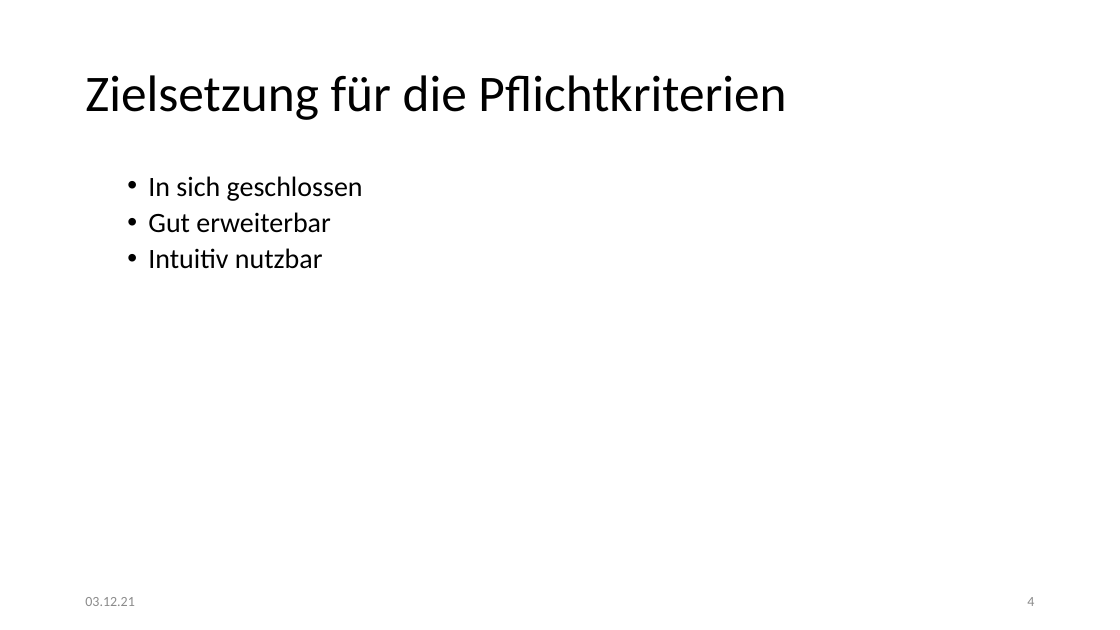
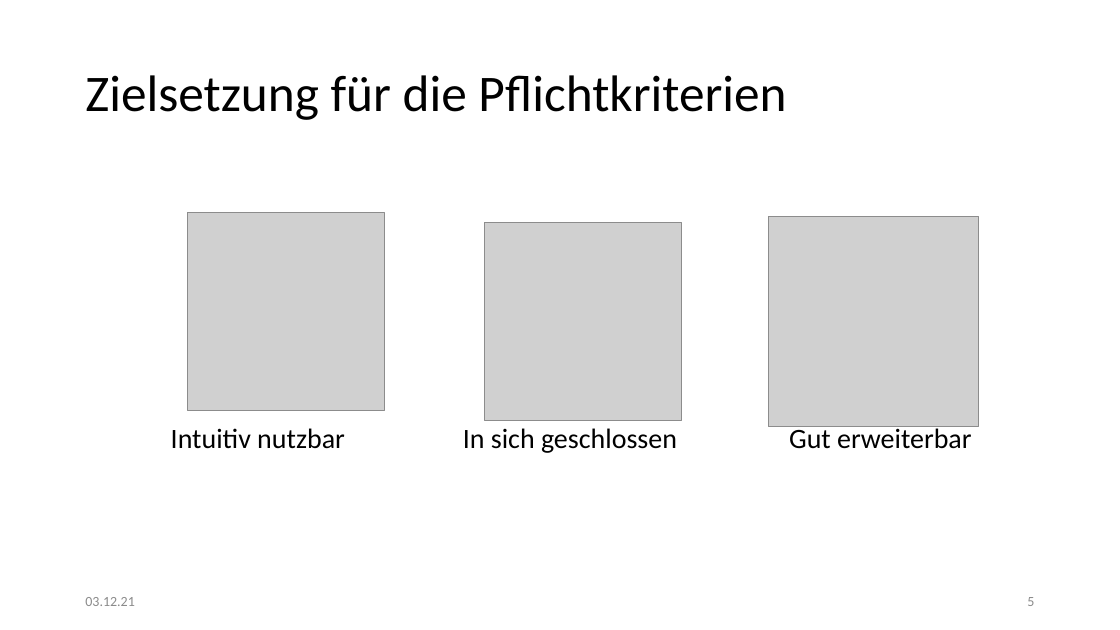
Before and after one commit to kittyahy/PSEAppGruppe2, a slide deck: slide 5 of Praesentationen/01-Definitionsphase/Präsentation.pptx (slide 4 before the commit). Drawn at 1120x630 pixels with LibreOffice and Linux fonts; fonts in the diff are those of the drawing; grey boxes stand for pictures. Boxes give left, top, right and bottom in pixels: in the first picture for what was removed or moved away, otherwise in the second. Text is boxed around its words. In the diff, an @@ line names an element or a change of style, - is before the commit and + after.

```diff
--- a/Praesentationen/01-Definitionsphase/Präsentation.pptx
+++ b/Praesentationen/01-Definitionsphase/Präsentation.pptx
@@ text removed at box(148, 176, 363, 269) @@
-  • In sich geschlossen
-  • Gut erweiterbar
-  • Intuitiv nutzbar
@@ picture added at box(187, 213, 385, 410) @@
@@ picture added at box(485, 223, 682, 420) @@
@@ picture added at box(769, 216, 980, 427) @@
@@ text added at box(171, 428, 345, 449), 24 pt, text #000000 @@
+  Intuitiv nutzbar
@@ text added at box(463, 428, 677, 453), 24 pt, text #000000 @@
+  In sich geschlossen
@@ text added at box(789, 425, 971, 449), 24 pt, text #000000 @@
+  Gut erweiterbar
@@ page number at box(1027, 597, 1034, 606): text changed @@
-4
+5
```
Also in this commit, not shown: 3 other slides changed, 1 slide added.
